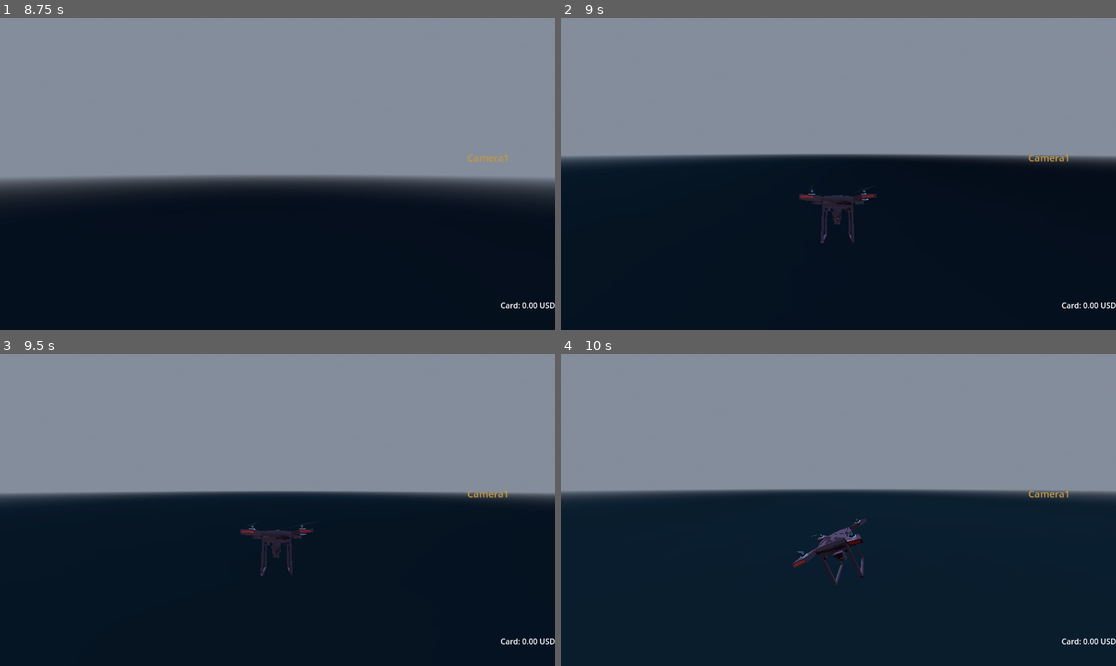
Above: before the commit, frames 1-4 (two rows, left to right).
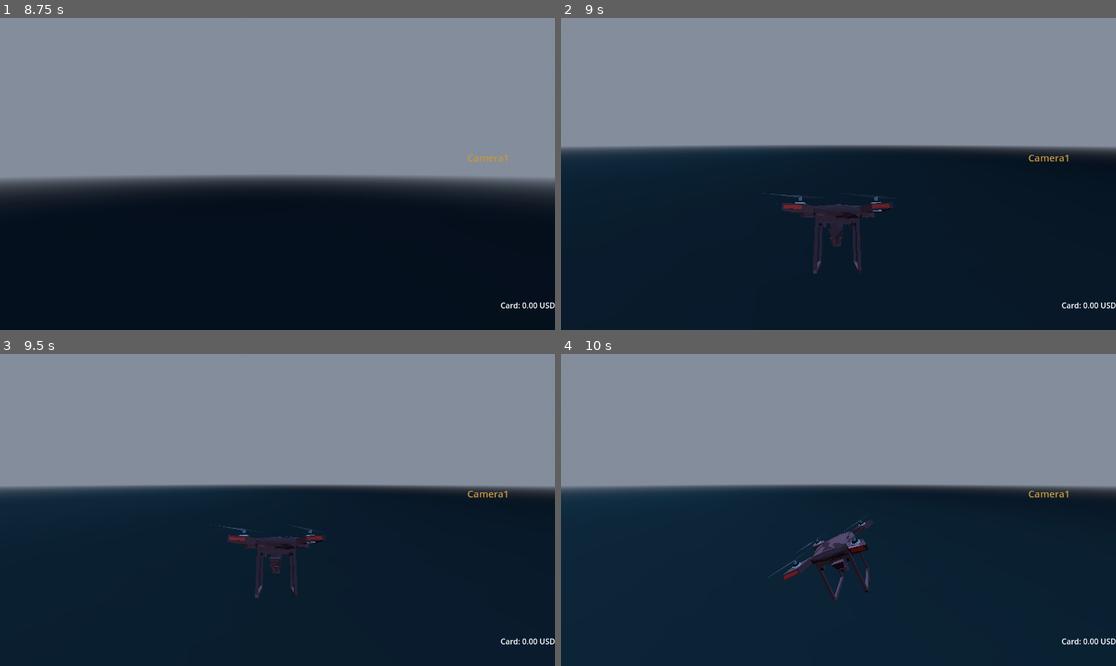
Above: after the commit, the same moments.

Repository: adoubt/about-to-hype
Game: Godot game, scene res://intro.tscn
Same seed, same stepped clock (60 frames per second), same inputs: the game is played once before the commit and once after it.
Inputs (mouse positions are in pixels of both pictures, inside the frame that each line leads up to):
- Up to frame 1 (8.75 s): tap Enter (ui_accept) at 0.5, 0.77, 1.25, 1.52, 2.75, 3.77, 4.52, 5.27, 6.5, 6.77, 7.52, 8, 8.27 s; move the mouse to (399, 158) at 0.52 s; hold D (drone_right) 0.53-1.28 s; hold E (Interact) 0.53-1.28 s; click (399, 158) at 0.67 s; move the mouse to (166, 189) at 1.27 s; hold S (drone_back) 1.28-2 s; tap B (drone_engine_toggle) at 1.35, 8.1 s; click "Play" at 2 s; move the mouse to (288, 167) at 2.77 s; hold V (drone_select) 2.78-3.53 s; hold W (drone_forward) 2.78-6.53 s; move the mouse to (271, 180) at 3.52 s; click (271, 180) at 3.6 s; move the mouse to (316, 177) at 4.27 s; hold Right mouse button (drone_turn_right) 4.28-5.03 s; move the mouse to (233, 170) at 5.02 s; tap G (flashlight) at 5.1 s; move the mouse to (283, 174) at 5.77 s; hold N (streetcam_select) 5.78-6.53 s; move the mouse to (255, 167) at 6.52 s; hold D (drone_right) 6.53-7.28 s; tap Tab (switch_next) at 6.6 s; move the mouse to (305, 174) at 7.27 s; hold E (Interact) 7.28-8.03 s; hold W (drone_forward) from 7.28 s (still down); move the mouse to (249, 174) at 8.02 s
- Up to frame 2 (9 s): keep holding W (drone_forward); tap Enter (ui_accept) at 8.75 s; move the mouse to (849, 167) at 8.77 s; hold V (drone_select) from 8.78 s (still down)
- Up to frame 3 (9.5 s): keep holding W (drone_forward); keep holding V (drone_select)
- Up to frame 4 (10 s): move the mouse to (832, 516) at 9.52 s; release W (drone_forward) at 9.53 s; release V (drone_select) at 9.53 s; hold A (drone_left) from 9.53 s (still down); click (832, 516) at 9.6 s; tap Enter (ui_accept) at 9.77 s

Frame 1 is identical in both runs. In frame 2, 5.8% of the frame differs, in the area x 0-100%, y 40-82%; in frame 3, 4.4%; in frame 4, 3.8%.

Commit message:
False поставил в регистр камеры

Diff:
--- a/game.gd
+++ b/game.gd
@@ -10,7 +10,7 @@
 	_update_ui()
 	mgr.register($Player)
 	mgr.register($Base_Drone)
-	mgr.register($StreetCam,false)
+	mgr.register($StreetCam)
 
 func _update_ui():
 	card_balance.text = "Card: %.2f USD" % card_usd
